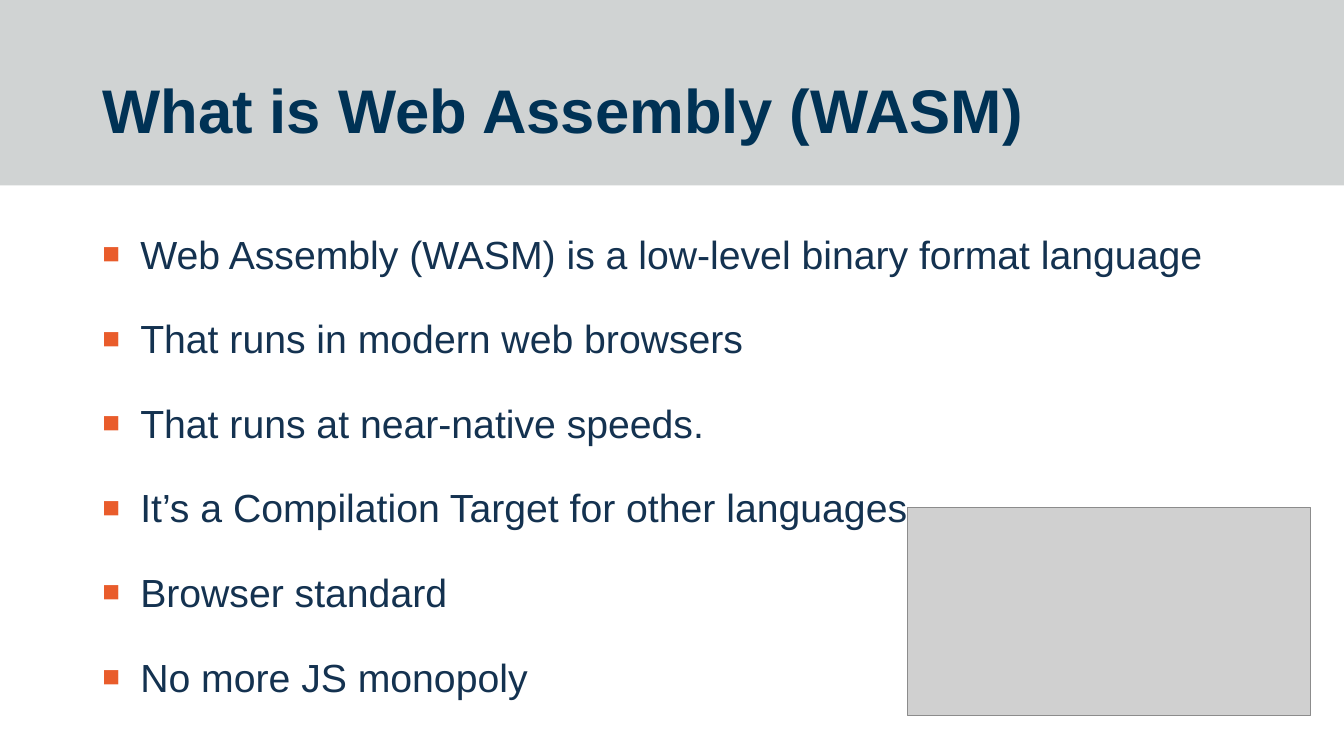
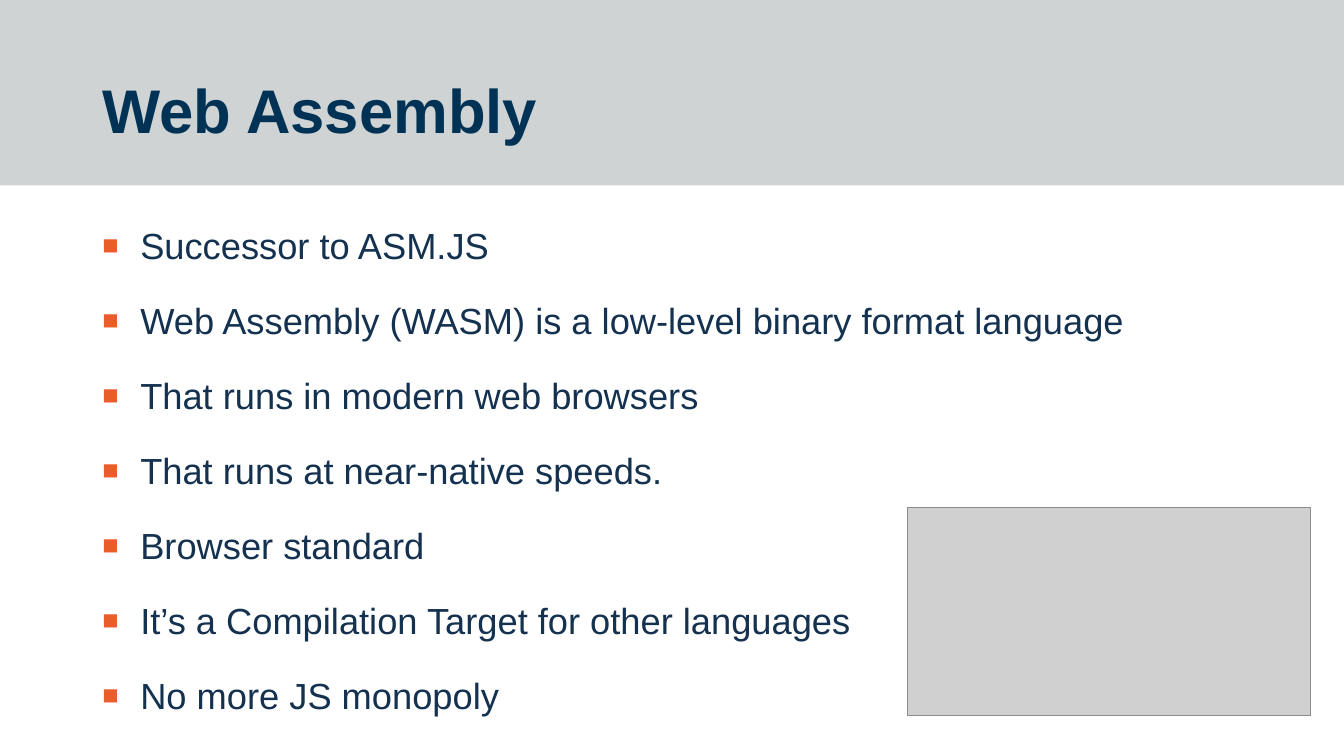
Before and after one commit to worthingtonjg/Sort2019, a slide deck: slide 4 of Blazor/Final - Blazor - Sort 2019 - Jon Worthington.pptx. Drawn at 1344x756 pixels with LibreOffice and Linux fonts; fonts in the diff are those of the drawing; grey boxes stand for pictures. Boxes give left, top, right and bottom in pixels: in the first picture for what was removed or moved away, otherwise in the second. Text is boxed around its words. In the diff, an @@ line names an element or a change of style, - is before the commit and + after.

```diff
--- a/Blazor/Final - Blazor - Sort 2019 - Jon Worthington.pptx
+++ b/Blazor/Final - Blazor - Sort 2019 - Jon Worthington.pptx
@@ title at box(102, 88, 537, 145): text changed @@
-What is Web Assembly (WASM)
+Web Assembly
@@ text at box(140, 233, 489, 260): paragraph added @@
+■ Successor to ASM.JS
@@ text at box(140, 307, 1123, 716): size 28 to 25.9 pt in "Web Assembly (WASM) is a low-level binary ...", "That runs in modern web browsers", "That runs at near-native speeds.", "It’s a Compilation Target for other languages" and 1 more places; line spacing 1.5 to 1.4 @@
@@ text at box(140, 532, 424, 560): paragraph added @@
+■ Browser standard
@@ text at box(140, 578, 447, 608): paragraph removed @@
-■ Browser standard
```
Also in this commit, not shown: 7 other slides changed, 2 slides added, 9 slides removed, 1 other file.
